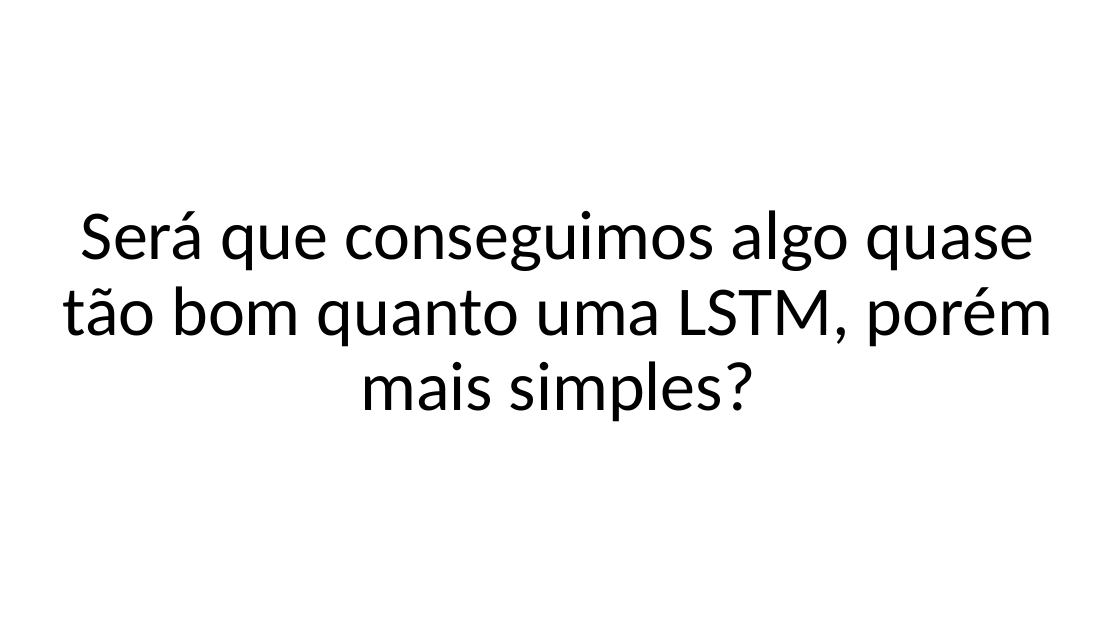
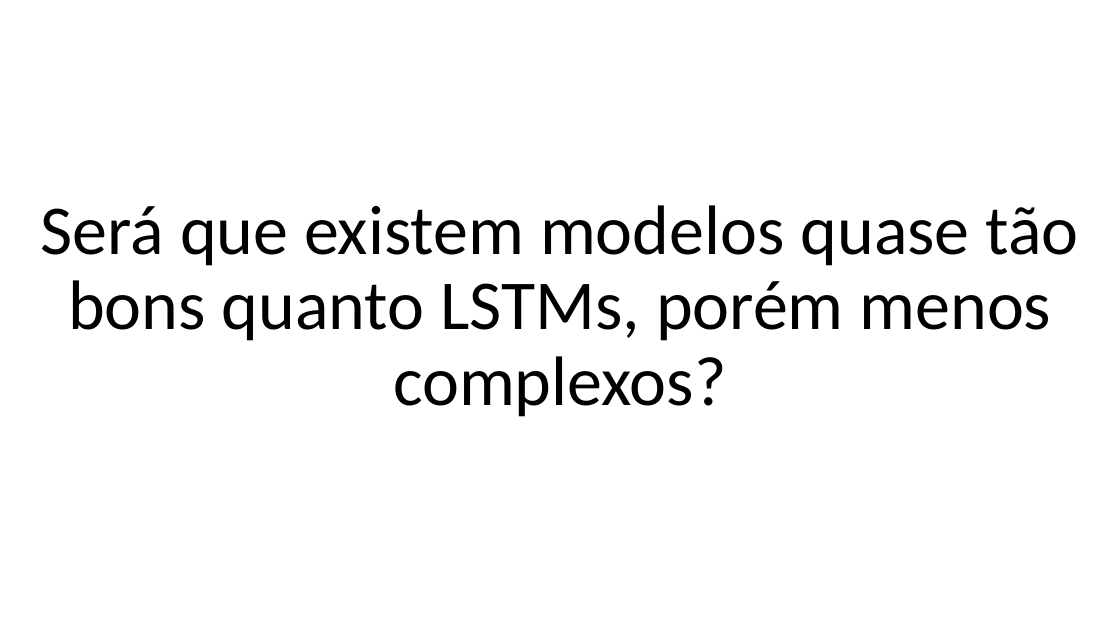
Before and after one commit to zz4fap/c24_inteligencia_artificial, a slide deck: slide 58 of slides/C24_RNN.pptx. Drawn at 1120x630 pixels with LibreOffice and Linux fonts; fonts in the diff are those of the drawing. Boxes give left, top, right and bottom in pixels: in the first picture for what was removed or moved away, otherwise in the second. Text is boxed around its words. In the diff, an @@ line names an element or a change of style, - is before the commit and + after.

```diff
--- a/slides/C24_RNN.pptx
+++ b/slides/C24_RNN.pptx
@@ text at [41,205,1079,417]: text changed @@
-Será que conseguimos algo quase tão bom quanto uma LSTM, porém mais simples?
+Será que existem modelos quase tão bons quanto LSTMs, porém menos complexos?
```
Also in this commit, not shown: 12 other slides changed, 5 slides added, 3 slides removed, 2 other files.
